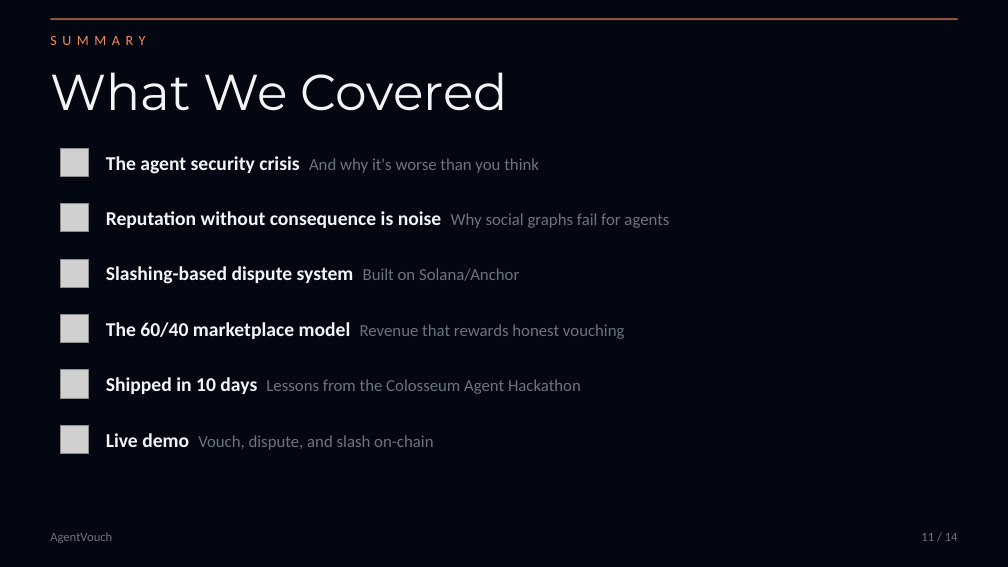
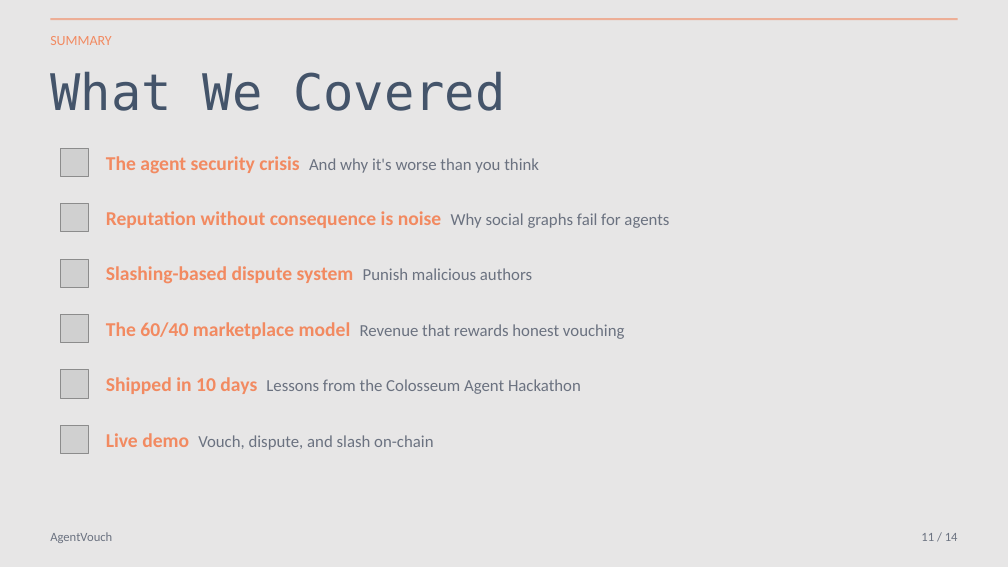
Before and after one commit to dirtybits/agent-reputation-oracle, a slide deck: slide 11 of AgentVouch.pptx. Drawn at 1008x567 pixels with LibreOffice and Linux fonts; fonts in the diff are those of the drawing; grey boxes stand for pictures. Boxes give left, top, right and bottom in pixels: in the first picture for what was removed or moved away, otherwise in the second. Text is boxed around its words. In the diff, an @@ line names an element or a change of style, - is before the commit and + after.

Commit message:
chore: update AgentVouch presentation file
Replace the existing AgentVouch.pptx file with an updated version, reflecting recent changes in the vouching process and related documentation. This update aims to enhance clarity and provide a more comprehensive overview of the current system.

```diff
--- a/AgentVouch.pptx
+++ b/AgentVouch.pptx
@@ background #030712 to #E7E6E6 @@
@@ text "SUMMARY" at (50, 36, 111, 45): letter spacing 4 to 0 pt @@
@@ text "What We Covered" at (50, 71, 505, 111): font Montserrat to DejaVu Sans Mono, text colour #F3F4F6 to #44546A @@
@@ text "The agent security crisis And ..." at (106, 156, 539, 174): text colour #F3F4F6 to #F28A61 in "The agent security crisis" @@
@@ text "Reputation without consequence is noise ..." at (106, 211, 669, 228): text colour #F3F4F6 to #F28A61 in "Reputation without consequence is noise" @@
@@ text at (106, 266, 532, 284): text changed; text colour #F3F4F6 to #F28A61 @@
-Slashing-based dispute system Built on Solana/Anchor
+Slashing-based dispute system Punish malicious authors
@@ text "The 60/40 marketplace model Revenue ..." at (106, 322, 625, 339): text colour #F3F4F6 to #F28A61 in "The 60/40 marketplace model" @@
@@ text "Shipped in 10 days Lessons ..." at (106, 377, 581, 394): text colour #F3F4F6 to #F28A61 in "Shipped in 10 days" @@
@@ text "Live demo Vouch, dispute, and ..." at (106, 433, 433, 450): text colour #F3F4F6 to #F28A61 in "Live demo" @@
```
Also in this commit, not shown: 13 other slides changed.
